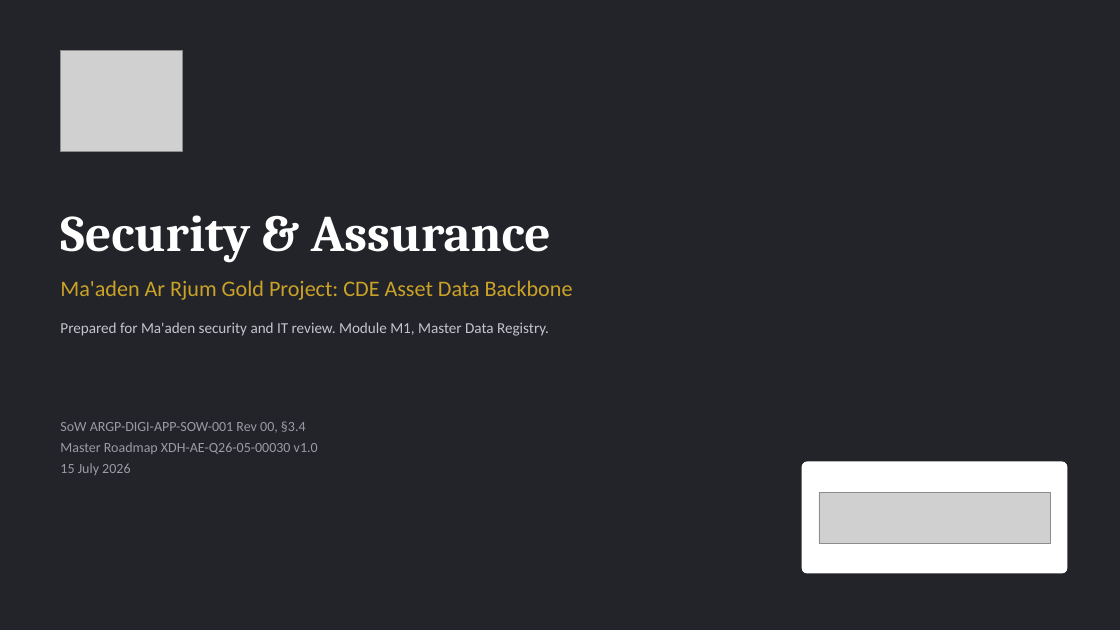
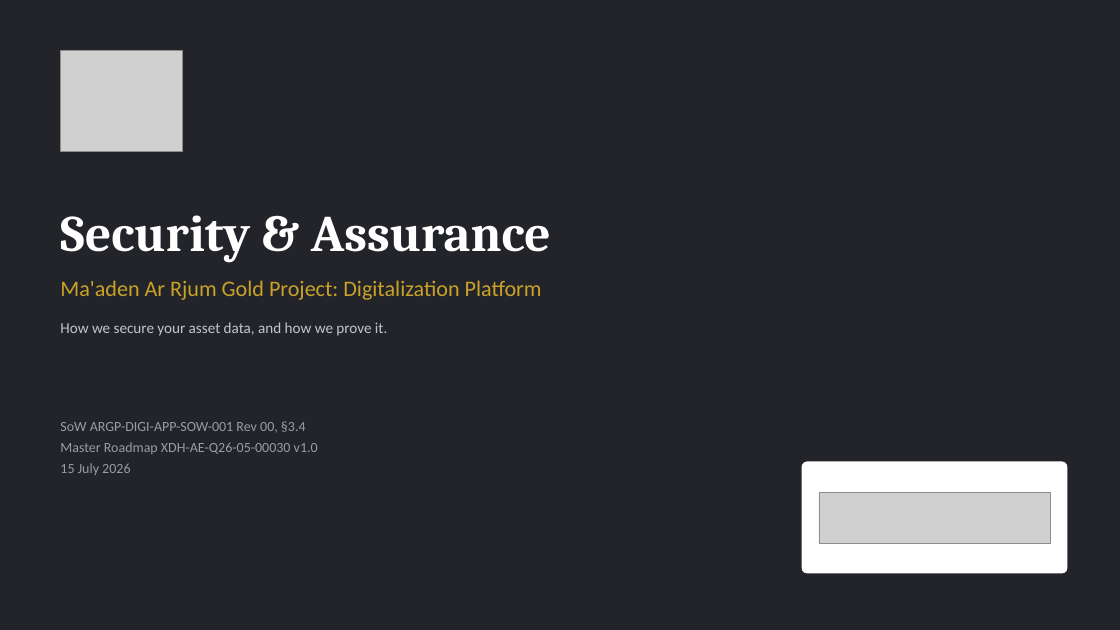
Before and after one commit to XDH-AngelBalilo/XDH_Maaden, a slide deck: slide 1 of RFQ Doc/2026.07.15 Security Pack/Maaden ARGP - Security & Assurance.pptx. Drawn at 1120x630 pixels with LibreOffice and Linux fonts; fonts in the diff are those of the drawing; grey boxes stand for pictures. Boxes give left, top, right and bottom in pixels: in the first picture for what was removed or moved away, otherwise in the second. Text is boxed around its words. In the diff, an @@ line names an element or a change of style, - is before the commit and + after.

```diff
--- a/RFQ Doc/2026.07.15 Security Pack/Maaden ARGP - Security & Assurance.pptx
+++ b/RFQ Doc/2026.07.15 Security Pack/Maaden ARGP - Security & Assurance.pptx
@@ text at [60,280,542,300]: text changed @@
-Ma'aden Ar Rjum Gold Project: CDE Asset Data Backbone
+Ma'aden Ar Rjum Gold Project: Digitalization Platform
@@ text at [60,322,387,336]: text changed @@
-Prepared for Ma'aden security and IT review. Module M1, Master Data Registry.
+How we secure your asset data, and how we prove it.
```
Also in this commit, not shown: 5 other slides changed, 2 slides added, 3 slides removed, 8 other files.
